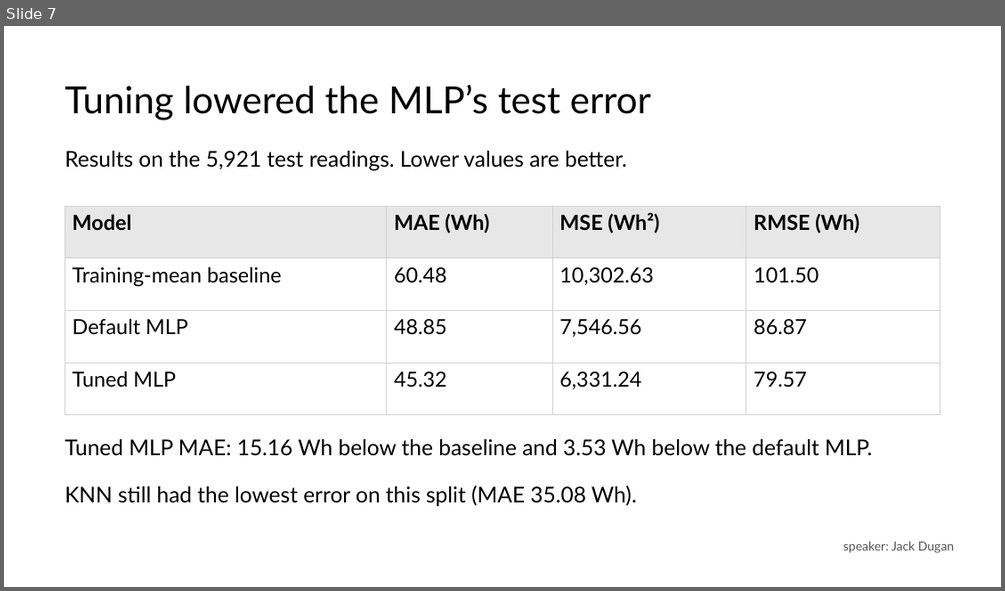
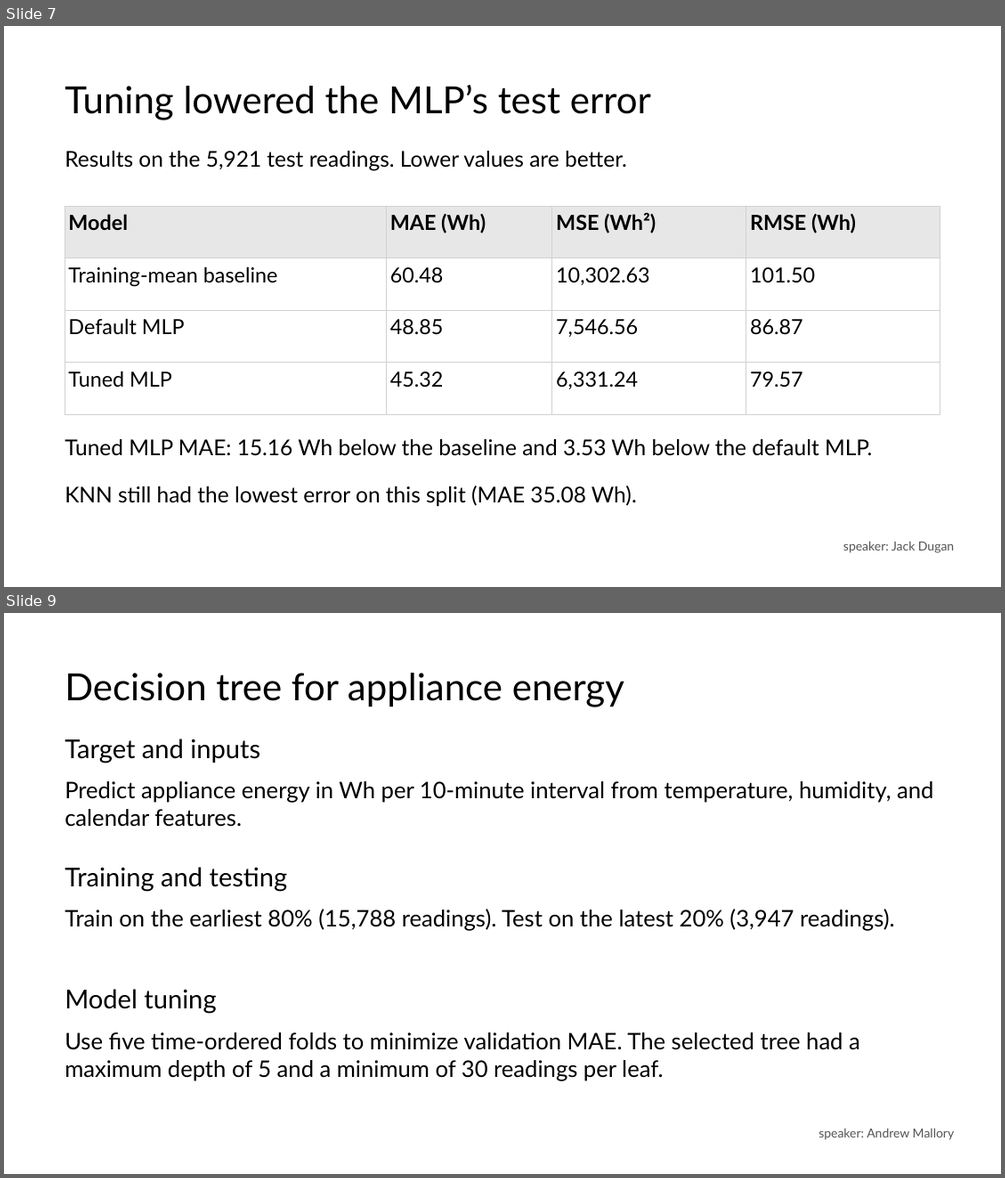
Before and after one commit to va2324/CSC3730-Group3, a slide deck: shared_report_&_presentation/group_presentation.pptx. Shown one above the other, each under a label of ours: slide 7 before the commit, slides 7 and 9 after it; the slides between them are not shown. The pictures are 1005x591 and 1005x1178 pixels, drawn with LibreOffice and Linux fonts; fonts in the diff are those of the drawing. Boxes give left, top, right and bottom in pixels: in the first picture for what was removed or moved away, otherwise in the second. Text is boxed around its words. In the diff, an @@ line names an element or a change of style, - is before the commit and + after.

```diff
--- a/shared_report_&_presentation/group_presentation.pptx
+++ b/shared_report_&_presentation/group_presentation.pptx
@@ slide 9 added at [4,613,1001,1174], background #FFFFFF @@
@@ text added at [65,673,624,707], 36 pt, text #000000 @@
+Decision tree for appliance energy
@@ text added at [65,738,260,763], 25 pt, text #000000 @@
+Target and inputs
@@ text added at [65,781,933,827], 22 pt, text #000000 @@
+Predict appliance energy in Wh per 10-minute interval from temperature, humidity, and calendar features.
@@ text added at [65,867,288,892], 25 pt, text #000000 @@
+Training and testing
@@ text added at [65,908,895,931], 22 pt, text #000000 @@
+Train on the earliest 80% (15,788 readings). Test on the latest 20% (3,947 readings).
@@ text added at [65,989,216,1013], 25 pt, text #000000 @@
+Model tuning
@@ text added at [65,1032,860,1081], 22 pt, text #000000 @@
+Use five time-ordered folds to minimize validation MAE. The selected tree had a maximum depth of 5 and a minimum of 30 readings per leaf.
@@ text added at [818,1127,955,1140], 12 pt, text #545454 @@
+speaker: Andrew Mallory
@@ slide 7 changed as well @@
@@ table: place and size @@
-table at [65,206,939,393]
+table at [65,206,939,415]
```
Also in this commit, not shown: 5 other slides changed, 2 other slides added, 4 other files.
